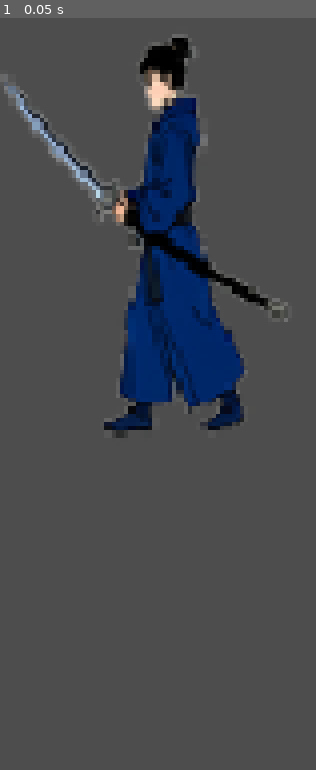
Above: before the commit, frame 1.
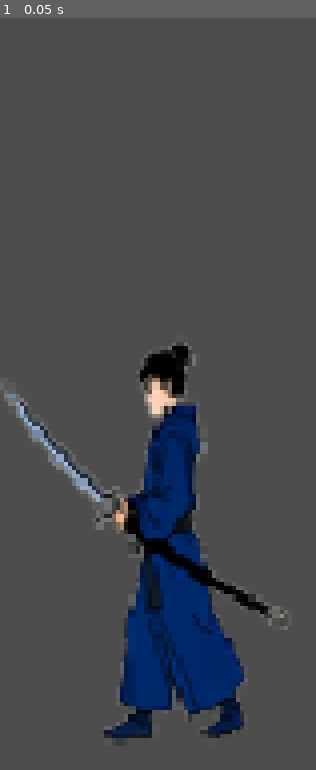
Above: after the commit, the same moment.

Repository: linxuhao/jinyong-heroes
Game: Godot game, scene res://scenes/player.tscn
The game is run twice, just before and just after one commit, with the same random seed, the same clock (stepped at 60 frames per second) and the same inputs. This scene is started directly instead of the project's main scene. Sound files missing from this copy of the repository are replaced by a short silence.
Inputs:
- Up to frame 1 (0.05 s): no input

The runs differ from the first frame. In frame 1, 25% of the frame differs, in the area x 0-92%, y 2-96%.

Commit message:
dpe_game/t_impl: visibility_fix_and_asserts [jinyong-jianghu] (3 file(s))

Diff:
--- a/scripts/autoload/grid_manager.gd
+++ b/scripts/autoload/grid_manager.gd
@@ -20,6 +20,10 @@
 const GRID_WIDTH: int = 15
 const GRID_HEIGHT: int = 11
 const GRID_ORIGIN: Vector2 = Vector2(32, 32)  # half-tile offset for centering
+
+## Bottom edge of the 0..92 top strip (presentation constant). Portrait ink may
+## not start above it, so the clamp keeps top-row textures below the strip.
+const BOARD_TOP_MARGIN_Y: float = 92.0
 
 # ---------------------------------------------------------------------------
 # State
@@ -148,7 +152,7 @@
 	var origin: Vector2 = position + offset
 	var clamped := Vector2(
 		clampf(origin.x, half.x, board.x - half.x),
-		clampf(origin.y, half.y, board.y - half.y))
+		clampf(origin.y, BOARD_TOP_MARGIN_Y + half.y, board.y - half.y))
 	return clamped - position
 
 
--- a/scripts/ui/visibility_probe.gd
+++ b/scripts/ui/visibility_probe.gd
@@ -185,6 +185,11 @@
 ## partial-overlap geometric test (intersection area / rect area) instead of
 ## full enclosure. Max-single-coverer semantics: overlapping coverers never
 ## sum, so the reported number is always attributable to one host.
+## A unit's OWN subtree (its Sprite leaf, its invisible 64x64 ClickTarget
+## hit-area, etc.) never counts: a unit's own controls cannot "hide" its own
+## portrait, and the ClickTarget renders nothing — flagging it would be a
+## false positive (measured: it is the real coverer behind every `covered`
+## red, see final/portrait_cover_probe_notes.md).
 static func _covering_fraction(unit_root: Node2D, leaf: Node, rect: Rect2) -> float:
 	if rect.get_area() <= 0.0:
 		return 0.0
@@ -196,7 +201,8 @@
 	while not stack.is_empty():
 		var n: Node = stack.pop_back()
 		if n is Control and n.is_visible_in_tree() \
-				and n != leaf and not _is_ancestor_of(n, leaf):
+				and n != leaf and not _is_ancestor_of(n, leaf) \
+				and not _is_ancestor_of(unit_root, n):
 			var c: Control = n as Control
 			if c.mouse_filter != Control.MOUSE_FILTER_IGNORE \
 					and _draws_after(c, leaf):
@@ -244,7 +250,8 @@
 
 ## A later-drawn, mouse-visible Control fully covering the ink = occluded.
 ## Uses the repo's opaque-host convention: candidates must declare a non-IGNORE
-## mouse_filter (pure-visibility test, no mouse/hover API involved).
+## mouse_filter (pure-visibility test, no mouse/hover API involved). A unit's
+## own subtree is excluded — same rationale as _covering_fraction.
 static func _is_occluded(unit_root: Node2D, leaf: Node, rect: Rect2) -> bool:
 	var tree: SceneTree = unit_root.get_tree()
 	if tree == null:
@@ -253,7 +260,8 @@
 	while not stack.is_empty():
 		var n: Node = stack.pop_back()
 		if n is Control and n.is_visible_in_tree() \
-				and n != leaf and not _is_ancestor_of(n, leaf):
+				and n != leaf and not _is_ancestor_of(n, leaf) \
+				and not _is_ancestor_of(unit_root, n):
 			var c: Control = n as Control
 			if c.mouse_filter != Control.MOUSE_FILTER_IGNORE \
 					and c.get_global_rect().encloses(rect) \
Not shown, changed: playtest/portrait_visibility.yaml
